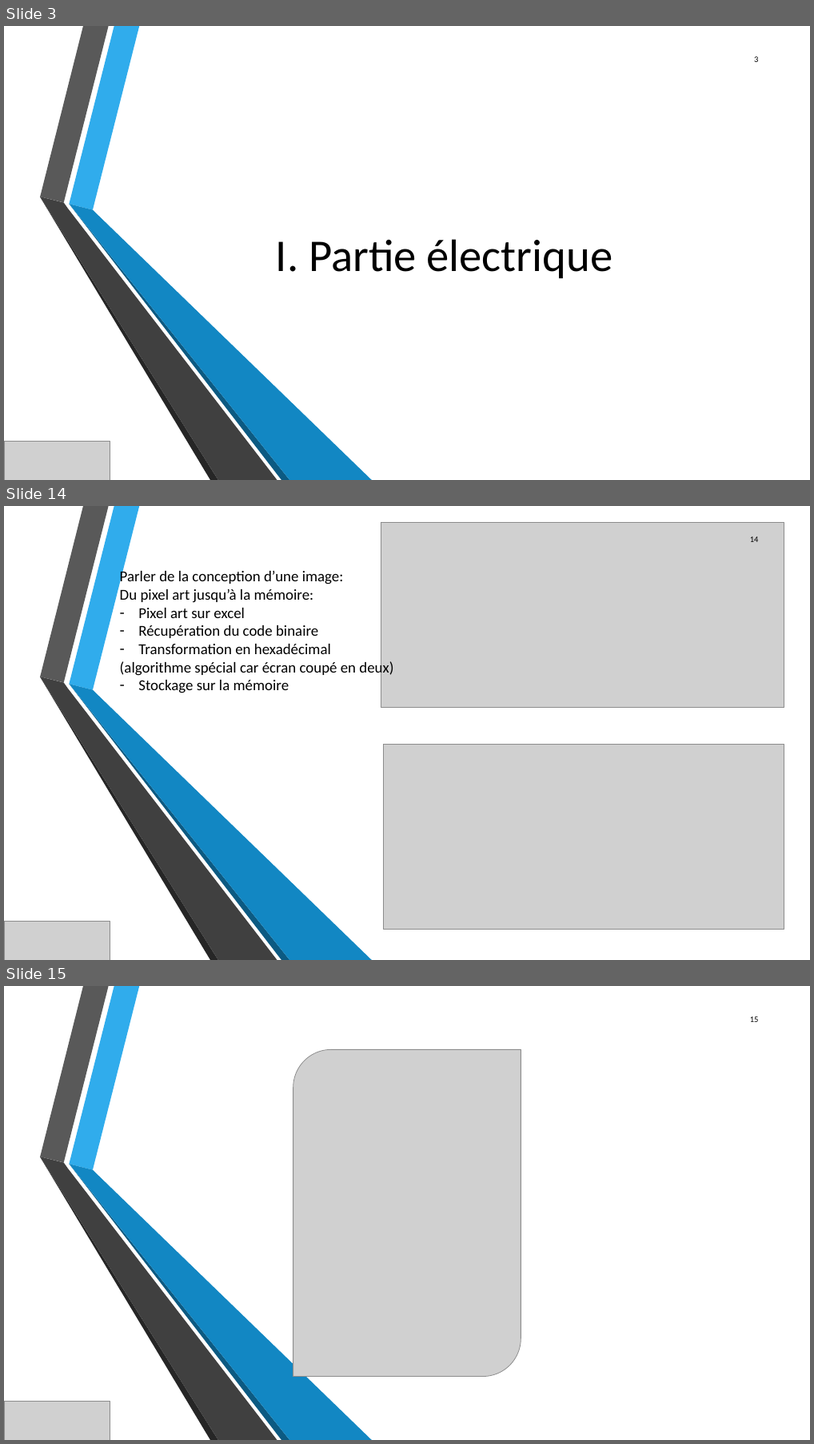
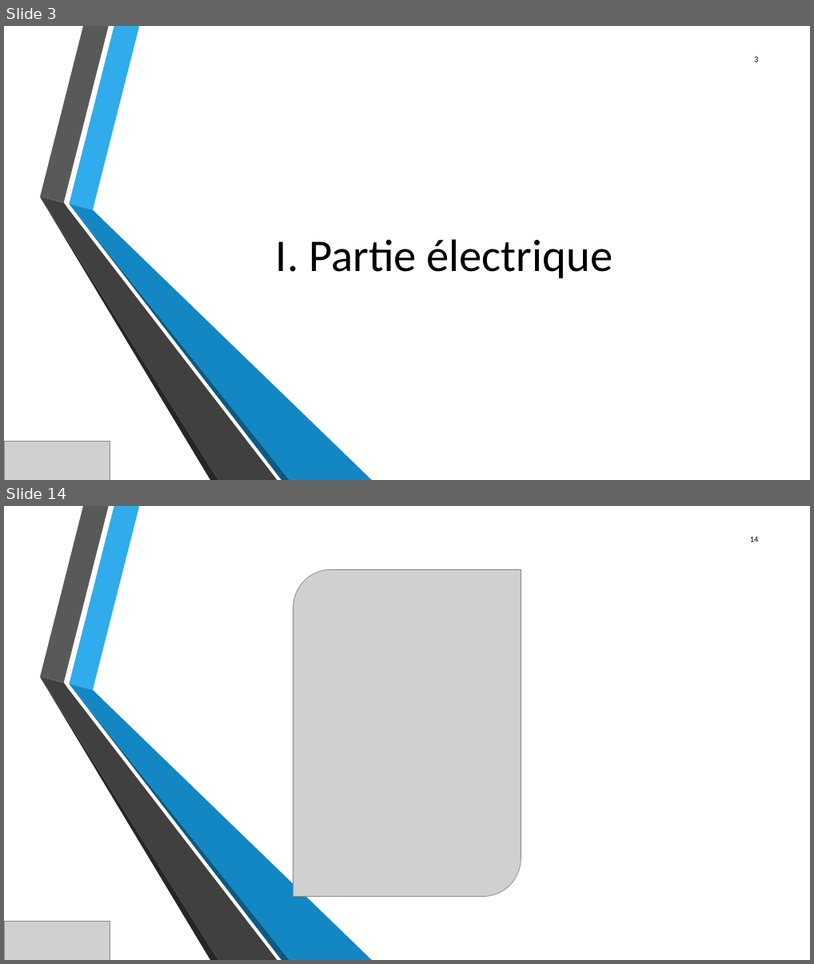
Before and after one commit to JeanSOUDIER/Bas-Niveau, a slide deck: Projet électif.pptx. Shown one above the other, each under a label of ours: slides 3, 14 and 15 before the commit, slides 3 and 14 after it; the slides between them are not shown. The pictures are 814x1444 and 814x964 pixels, drawn with LibreOffice and Linux fonts; fonts in the diff are those of the drawing; grey boxes stand for pictures; background and template pictures are left out. Boxes give left, top, right and bottom in pixels: in the first picture for what was removed or moved away, otherwise in the second. Text is boxed around its words. In the diff, an @@ line names an element or a change of style, - is before the commit and + after.

```diff
--- a/Projet électif.pptx
+++ b/Projet électif.pptx
@@ slide 14 removed at (4,506,810,960), background picture (left out); not listed: 6 template elements that a slide beside it also shows @@
@@ picture removed at (382,522,785,707) @@
@@ page number removed at (750,536,759,542) @@
-14
@@ text removed at (120,569,394,693) @@
-Parler de la conception d’une image:
-Du pixel art jusqu’à la mémoire:
-– Pixel art sur excel
-– Récupération du code binaire
-– Transformation en hexadécimal
-(algorithme spécial car écran coupé en deux)
-– Stockage sur la mémoire
@@ picture removed at (384,744,785,928) @@
@@ picture removed at (4,921,110,960) @@
@@ what was slide 15 is now slide 14 @@
@@ page number at (750,536,759,542): text changed @@
-15
+14
```
Also in this commit, not shown: 6 slides changed, 5 slides added, 5 other slides removed.
